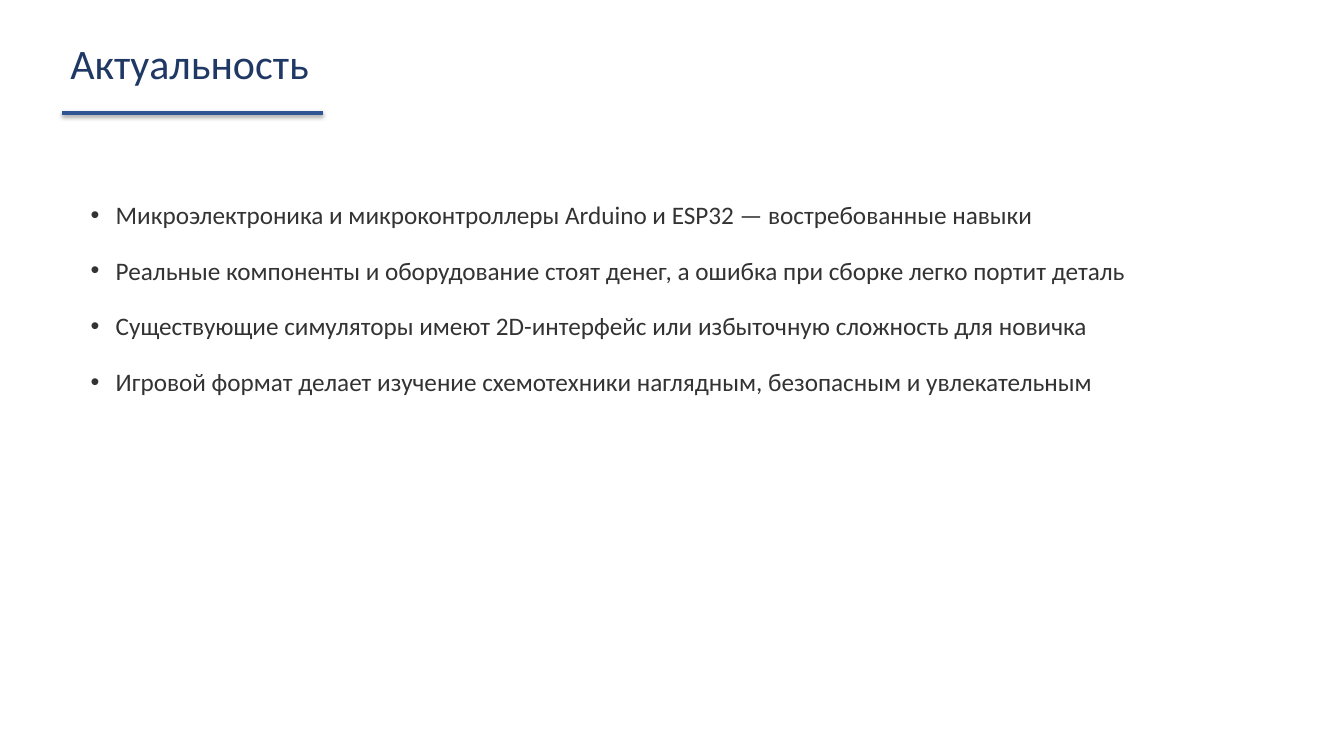
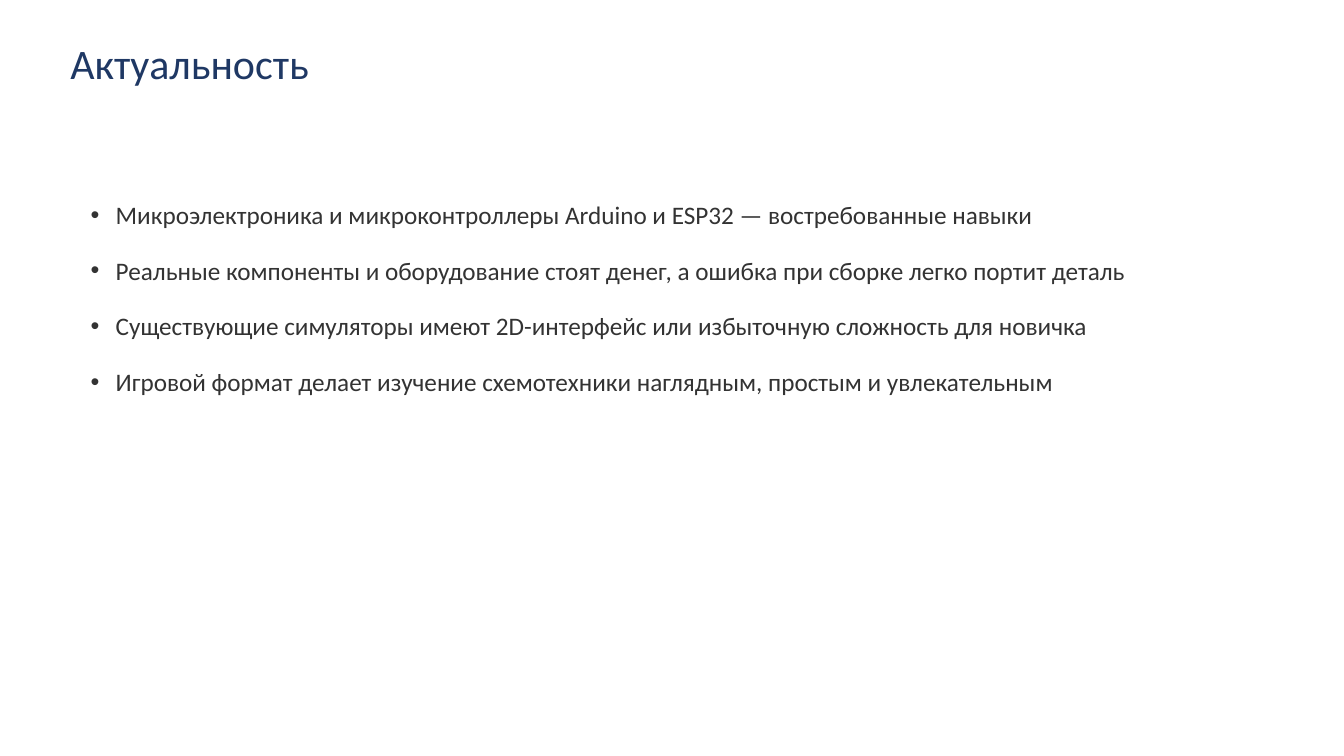
Before and after one commit to rival-afk/esp.dll, a slide deck: slide 2 of 2_ИвановичКирилл_ESP.DLL_Презентация.pptx. Drawn at 1344x756 pixels with LibreOffice and Linux fonts; fonts in the diff are those of the drawing. Boxes give left, top, right and bottom in pixels: in the first picture for what was removed or moved away, otherwise in the second. Text is boxed around its words. In the diff, an @@ line names an element or a change of style, - is before the commit and + after.

```diff
--- a/2_ИвановичКирилл_ESP.DLL_Презентация.pptx
+++ b/2_ИвановичКирилл_ESP.DLL_Презентация.pptx
@@ line removed from (63, 113) to (323, 113) @@
@@ text at (116, 374, 1053, 395): text changed @@
-• Игровой формат делает изучение схемотехники наглядным, безопасным и увлекательным
+• Игровой формат делает изучение схемотехники наглядным, простым и увлекательным
```
Also in this commit, not shown: 12 other slides changed.
